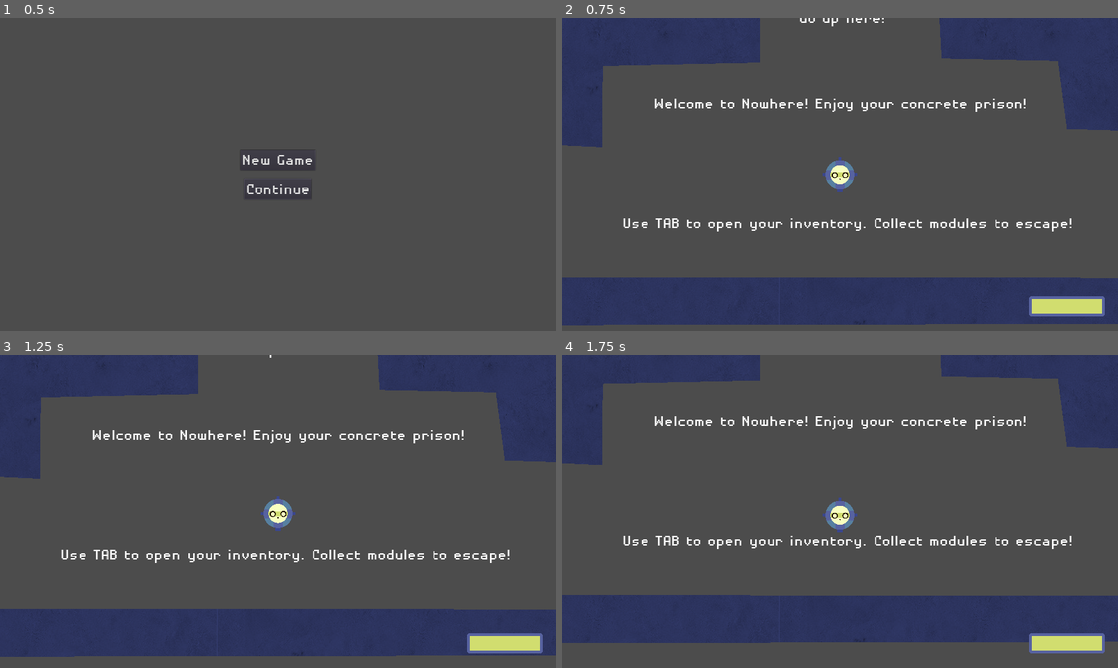
Above: before the commit, frames 1-4 (two rows, left to right).
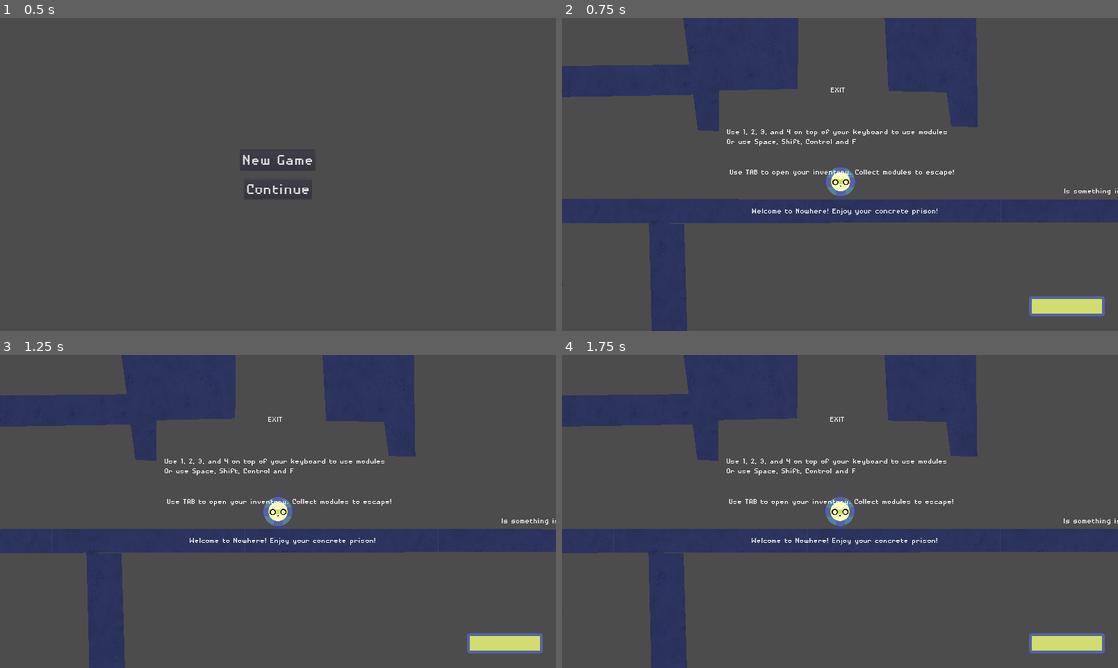
Above: after the commit, the same moments.

Repository: KoshakiDev/GodotWildJam13Mar2021
Game: Godot game, scene res://Source/Menus/MainMenu.tscn
The game is run twice, just before and just after one commit, with the same random seed, the same clock (stepped at 60 frames per second) and the same inputs. The engine's default icon, where the game draws it, is replaced by a stand-in: a white triangle on a blue panel in a dark square.
Inputs (mouse positions are in pixels of both pictures, inside the frame that each line leads up to):
- Up to frame 1 (0.5 s): no input
- Up to frame 2 (0.75 s): click "New Game" at 0.5 s
- Up to frame 3 (1.25 s): no input
- Up to frame 4 (1.75 s): move the mouse to (962, 495) at 1.27 s; hold Right (move_right) from 1.28 s (still down); hold Middle mouse button (middle_click) from 1.28 s (still down); click (962, 495) at 1.42 s

Frame 1 is identical in both runs. In frame 2, 43% of the frame differs, in the area x 0-100%, y 0-100%; in frame 3, 41%; in frame 4, 40%.

Commit message:
Added the final level

Diff:
--- a/Source/Levels/Level 1.tscn
+++ b/Source/Levels/Level 1.tscn
@@ -9,6 +9,8 @@
 [ext_resource path="res://Source/Modules/Thruster/SmallThruster.tscn" type="PackedScene" id=7]
 [ext_resource path="res://Resources/Fonts/ModuleTitlesFont_2.tres" type="DynamicFont" id=8]
 [ext_resource path="res://Source/Modules/TimeSlower/TimeSlower.tscn" type="PackedScene" id=9]
+[ext_resource path="res://Source/Modules/GravityNuller/GravityNuller.tscn" type="PackedScene" id=10]
+[ext_resource path="res://Source/Obstacles/Spawner.tscn" type="PackedScene" id=12]
 
 [node name="Level" type="Node2D"]
 script = ExtResource( 5 )
@@ -27,6 +29,7 @@
 [node name="Player" parent="." instance=ExtResource( 4 )]
 
 [node name="SpawnPosition" type="Position2D" parent="."]
+position = Vector2( 9.57971, 115.793 )
 
 [node name="Entities" type="Node2D" parent="."]
 __meta__ = {
@@ -34,14 +37,19 @@
 }
 
 [node name="ModulePickup" parent="Entities" instance=ExtResource( 6 )]
-position = Vector2( -4689.27, 837.847 )
+position = Vector2( -2349.41, 121.227 )
 module_scene = ExtResource( 7 )
 
+[node name="ModulePickup3" parent="Entities" instance=ExtResource( 6 )]
+position = Vector2( -4175.08, 110.243 )
+module_scene = ExtResource( 10 )
+
 [node name="ModulePickup2" parent="Entities" instance=ExtResource( 6 )]
-position = Vector2( 1107.13, -2182.65 )
+position = Vector2( 838.526, -1093.96 )
 module_scene = ExtResource( 9 )
 
 [node name="Walls" type="Node2D" parent="."]
+scale = Vector2( 0.5, 0.5 )
 
 [node name="PlatformPolygon" parent="Walls" instance=ExtResource( 1 )]
 position = Vector2( -1543.97, 0 )
@@ -49,6 +57,14 @@
 [node name="Polygon2D" parent="Walls/PlatformPolygon" index="0"]
 polygon = PoolVector2Array( -3243.42, 351, 4520.32, 359.476, 4571.18, 512.039, -3285.8, 528.99 )
 
+[node name="PlatformPolygon7" parent="Walls" instance=ExtResource( 1 )]
+position = Vector2( -10090.8, 2739.23 )
+
+[node name="Polygon2D" parent="Walls/PlatformPolygon7" index="0"]
+position = Vector2( 2681.92, -2565.44 )
+offset = Vector2( -2681.92, 2565.44 )
+polygon = PoolVector2Array( 859.977, 167.475, 1171.62, -3212.71, 4477.2, -3228.08, 4467.13, -3026.49, 1471.29, -2889.07, 1447.31, -2265.78, 2102.55, -2603.04, 2068.65, -2425.05, 1399.37, -1990.09, 1339.43, 107.543, 4578, 370.258, 4567.92, 602.083, 967.854, 575.015 )
+
 [node name="PlatformPolygon5" parent="Walls" instance=ExtResource( 1 )]
 position = Vector2( -3466.56, 42.3785 )
 
@@ -64,12 +80,14 @@
 [node name="PlatformPolygon2" parent="Walls" instance=ExtResource( 1 )]
 
 [node name="Polygon2D" parent="Walls/PlatformPolygon2" index="0"]
-polygon = PoolVector2Array( -966.597, -100.146, -821.513, -93.0106, -819.135, -373.663, -277.188, -385.369, -250.732, -2621.38, -952.182, -2604.41 )
+position = Vector2( 0, -20.1816 )
+polygon = PoolVector2Array( -966.597, -100.146, -821.513, -93.0106, -819.135, -373.663, -277.188, -385.369, -250.732, -2621.38, -1166.28, -2713.85, -1570.37, -5784.91, 10.0615, -6251.85, -1732, -5914.73 )
 
 [node name="PlatformPolygon3" parent="Walls" instance=ExtResource( 1 )]
 
 [node name="Polygon2D" parent="Walls/PlatformPolygon3" index="0"]
-polygon = PoolVector2Array( 350.723, -399.511, 752.36, -391.025, 783.472, -156.266, 967.32, -150.609, 942.023, -1895.08, 2383.26, -1899.57, 2369.79, -2088.14, 968.962, -2092.63, 942.864, -2615.72, 230.1, -2638.35 )
+position = Vector2( 0, 8.97998 )
+polygon = PoolVector2Array( 350.723, -399.511, 752.36, -391.025, 783.472, -156.266, 967.32, -150.609, 942.023, -1895.08, 2383.26, -1899.57, 2369.79, -2088.14, 968.962, -2092.63, 1545.59, -5898.99, 198.635, -6289.99, 1357.02, -5697.33, 934.97, -2617.3, 230.1, -2638.35 )
 
 [node name="PlatformPolygon4" parent="Walls" instance=ExtResource( 1 )]
 
@@ -87,11 +105,34 @@
 "_edit_use_anchors_": false
 }
 
+[node name="Label8" type="Label" parent="Walls"]
+margin_left = -767.518
+margin_top = -140.686
+margin_right = 843.482
+margin_bottom = -6.68634
+custom_fonts/font = ExtResource( 8 )
+text = "Use 1, 2, 3, and 4 on top of your keyboard to use modules
+Or use Space, Shift, Control and F"
+__meta__ = {
+"_edit_use_anchors_": false
+}
+
+[node name="Label11" type="Label" parent="Walls"]
+margin_left = -814.608
+margin_top = -2892.1
+margin_right = 796.392
+margin_bottom = -2758.1
+custom_fonts/font = ExtResource( 8 )
+text = "Who set up the force fields up here? Ugh"
+__meta__ = {
+"_edit_use_anchors_": false
+}
+
 [node name="Label4" type="Label" parent="Walls"]
-margin_left = -808.396
-margin_top = -276.056
-margin_right = 802.604
-margin_bottom = -142.056
+margin_left = -758.506
+margin_top = 404.591
+margin_right = 852.494
+margin_bottom = 538.591
 custom_fonts/font = ExtResource( 8 )
 text = "Welcome to Nowhere! Enjoy your concrete prison!"
 align = 1
@@ -100,12 +141,12 @@
 }
 
 [node name="Label5" type="Label" parent="Walls"]
-margin_left = -800.387
-margin_top = -569.721
-margin_right = 810.613
-margin_bottom = -435.721
-custom_fonts/font = ExtResource( 8 )
-text = "Go up here!"
+margin_left = -807.515
+margin_top = -430.74
+margin_right = 803.485
+margin_bottom = -296.74
+custom_fonts/font = ExtResource( 8 )
+text = "EXIT"
 align = 1
 __meta__ = {
 "_edit_use_anchors_": false
@@ -122,19 +163,95 @@
 "_edit_use_anchors_": false
 }
 
+[node name="Label9" type="Label" parent="Walls"]
+margin_left = 1166.9
+margin_top = -2232.03
+margin_right = 2441.9
+margin_bottom = -2098.03
+custom_fonts/font = ExtResource( 8 )
+text = "I feel sluggish..."
+__meta__ = {
+"_edit_use_anchors_": false
+}
+
+[node name="Label10" type="Label" parent="Walls"]
+margin_left = -8490.3
+margin_top = 5.54736
+margin_right = -7215.3
+margin_bottom = 139.547
+custom_fonts/font = ExtResource( 8 )
+text = "I feel weightless!"
+__meta__ = {
+"_edit_use_anchors_": false
+}
+
 [node name="Label3" type="Label" parent="Walls"]
 margin_left = -4425.7
 margin_top = 152.379
 margin_right = -3150.7
 margin_bottom = 286.379
 custom_fonts/font = ExtResource( 8 )
-text = "Roll here! "
-__meta__ = {
-"_edit_use_anchors_": false
-}
+text = "I feel speed?"
+__meta__ = {
+"_edit_use_anchors_": false
+}
+
+[node name="Label6" type="Label" parent="Walls"]
+margin_left = -7377.67
+margin_top = 2642.29
+margin_right = -5686.67
+margin_bottom = 2776.29
+custom_fonts/font = ExtResource( 8 )
+text = "Force Fields! They are moving too fast! We need a time slower"
+__meta__ = {
+"_edit_use_anchors_": false
+}
+
+[node name="Label7" type="Label" parent="Walls"]
+margin_left = -758.0
+margin_top = -6601.0
+margin_right = 933.0
+margin_bottom = -6335.0
+custom_fonts/font = ExtResource( 8 )
+text = "If you are reading this text, you won. You escaped.
+We ran out of time to finish the level properly."
+__meta__ = {
+"_edit_use_anchors_": false
+}
+
+[node name="Obstacles" type="Node2D" parent="."]
+
+[node name="Spawner" parent="Obstacles" instance=ExtResource( 12 )]
+position = Vector2( -3841.41, 55.2067 )
+
+[node name="Spawner2" parent="Obstacles" instance=ExtResource( 12 )]
+position = Vector2( -3410.3, 266.55 )
+
+[node name="Spawner3" parent="Obstacles" instance=ExtResource( 12 )]
+position = Vector2( -3041.65, -73.9194 )
+
+[node name="Spawner4" parent="Obstacles" instance=ExtResource( 12 )]
+position = Vector2( -736.287, -3555.98 )
+
+[node name="Spawner7" parent="Obstacles" instance=ExtResource( 12 )]
+position = Vector2( -388.069, -3222.05 )
+
+[node name="Spawner8" parent="Obstacles" instance=ExtResource( 12 )]
+position = Vector2( 156.916, -3640.4 )
+
+[node name="Spawner9" parent="Obstacles" instance=ExtResource( 12 )]
+position = Vector2( 360.536, -4061.13 )
+
+[node name="Spawner5" parent="Obstacles" instance=ExtResource( 12 )]
+position = Vector2( -18.9984, -3965.37 )
+
+[node name="Spawner6" parent="Obstacles" instance=ExtResource( 12 )]
+position = Vector2( 634.128, -3107.85 )
 
 [editable path="Walls/PlatformPolygon"]
 
+[editable path="Walls/PlatformPolygon7"]
+
 [editable path="Walls/PlatformPolygon5"]
 
 [editable path="Walls/PlatformPolygon6"]
--- a/Source/Obstacles/KnockbackArea.gd
+++ b/Source/Obstacles/KnockbackArea.gd
@@ -2,11 +2,24 @@
 
 export var thrust_force = 300
 
+export var moving_speed = 5000
+
+onready var timer = $Delete
+
 func _ready():
-	pass
+	timer.start()
+
+
+func _physics_process(delta):
+	position.y += delta * moving_speed
 
 func _on_KnockbackArea_body_entered(body):
 	var impulse:Vector2 = body.global_position - self.global_position
 	impulse = impulse.normalized() * thrust_force
 	body.linear_velocity = Vector2.ZERO
 	body.apply_central_impulse(impulse)
+
+
+
+func _on_Delete_timeout():
+	queue_free()
--- a/Source/Obstacles/KnockbackArea.tscn
+++ b/Source/Obstacles/KnockbackArea.tscn
@@ -9,6 +9,7 @@
 [node name="KnockbackArea" type="Area2D"]
 collision_layer = 8
 script = ExtResource( 1 )
+moving_speed = 200
 
 [node name="CollisionShape2D" type="CollisionShape2D" parent="."]
 shape = SubResource( 1 )
@@ -19,4 +20,7 @@
 scale = Vector2( 4.55761, 1.52973 )
 texture = ExtResource( 2 )
 
+[node name="Delete" type="Timer" parent="."]
+wait_time = 10.0
 [connection signal="body_entered" from="." to="." method="_on_KnockbackArea_body_entered"]
+[connection signal="timeout" from="Delete" to="." method="_on_Delete_timeout"]
--- /dev/null
+++ b/Source/Obstacles/Spawner.gd
@@ -0,0 +1,23 @@
+extends Position2D
+
+
+# Declare member variables here. Examples:
+# var a = 2
+# var b = "text"
+export var force_field_scene: PackedScene
+onready var timer = $Timer
+
+# Called when the node enters the scene tree for the first time.
+func _ready():
+	timer.start()
+
+
+# Called every frame. 'delta' is the elapsed time since the previous frame.
+#func _process(delta):
+#	pass
+
+
+func _on_Timer_timeout():
+	var force_field = force_field_scene.instance()
+	force_field.global_position = global_position
+	get_tree().get_root().add_child(force_field)
--- /dev/null
+++ b/Source/Obstacles/Spawner.tscn
@@ -0,0 +1,12 @@
+[gd_scene load_steps=3 format=2]
+
+[ext_resource path="res://Source/Obstacles/Spawner.gd" type="Script" id=1]
+[ext_resource path="res://Source/Obstacles/KnockbackArea.tscn" type="PackedScene" id=2]
+
+[node name="Spawner" type="Position2D"]
+script = ExtResource( 1 )
+force_field_scene = ExtResource( 2 )
+
+[node name="Timer" type="Timer" parent="."]
+wait_time = 2.0
+[connection signal="timeout" from="Timer" to="." method="_on_Timer_timeout"]
--- a/project.godot
+++ b/project.godot
@@ -165,24 +165,28 @@
 "deadzone": 0.5,
 "events": [ Object(InputEventJoypadButton,"resource_local_to_scene":false,"resource_name":"","device":0,"button_index":0,"pressure":0.0,"pressed":false,"script":null)
 , Object(InputEventKey,"resource_local_to_scene":false,"resource_name":"","device":0,"alt":false,"shift":false,"control":false,"meta":false,"command":false,"pressed":false,"scancode":32,"unicode":0,"echo":false,"script":null)
+, Object(InputEventKey,"resource_local_to_scene":false,"resource_name":"","device":0,"alt":false,"shift":false,"control":false,"meta":false,"command":false,"pressed":false,"scancode":49,"unicode":0,"echo":false,"script":null)
  ]
 }
 use_module_2={
 "deadzone": 0.5,
 "events": [ Object(InputEventJoypadButton,"resource_local_to_scene":false,"resource_name":"","device":0,"button_index":2,"pressure":0.0,"pressed":false,"script":null)
 , Object(InputEventKey,"resource_local_to_scene":false,"resource_name":"","device":0,"alt":false,"shift":false,"control":false,"meta":false,"command":false,"pressed":false,"scancode":16777237,"unicode":0,"echo":false,"script":null)
+, Object(InputEventKey,"resource_local_to_scene":false,"resource_name":"","device":0,"alt":false,"shift":false,"control":false,"meta":false,"command":false,"pressed":false,"scancode":50,"unicode":0,"echo":false,"script":null)
  ]
 }
 use_module_3={
 "deadzone": 0.5,
 "events": [ Object(InputEventJoypadButton,"resource_local_to_scene":false,"resource_name":"","device":0,"button_index":1,"pressure":0.0,"pressed":false,"script":null)
 , Object(InputEventKey,"resource_local_to_scene":false,"resource_name":"","device":0,"alt":false,"shift":false,"control":false,"meta":false,"command":false,"pressed":false,"scancode":16777238,"unicode":0,"echo":false,"script":null)
+, Object(InputEventKey,"resource_local_to_scene":false,"resource_name":"","device":0,"alt":false,"shift":false,"control":false,"meta":false,"command":false,"pressed":false,"scancode":51,"unicode":0,"echo":false,"script":null)
  ]
 }
 use_module_4={
 "deadzone": 0.5,
 "events": [ Object(InputEventJoypadButton,"resource_local_to_scene":false,"resource_name":"","device":0,"button_index":3,"pressure":0.0,"pressed":false,"script":null)
 , Object(InputEventKey,"resource_local_to_scene":false,"resource_name":"","device":0,"alt":false,"shift":false,"control":false,"meta":false,"command":false,"pressed":false,"scancode":70,"unicode":0,"echo":false,"script":null)
+, Object(InputEventKey,"resource_local_to_scene":false,"resource_name":"","device":0,"alt":false,"shift":false,"control":false,"meta":false,"command":false,"pressed":false,"scancode":52,"unicode":0,"echo":false,"script":null)
  ]
 }
 open_inventory={
Not shown: 1 places in Source/Levels/Level 1.tscn that only renumber resources
